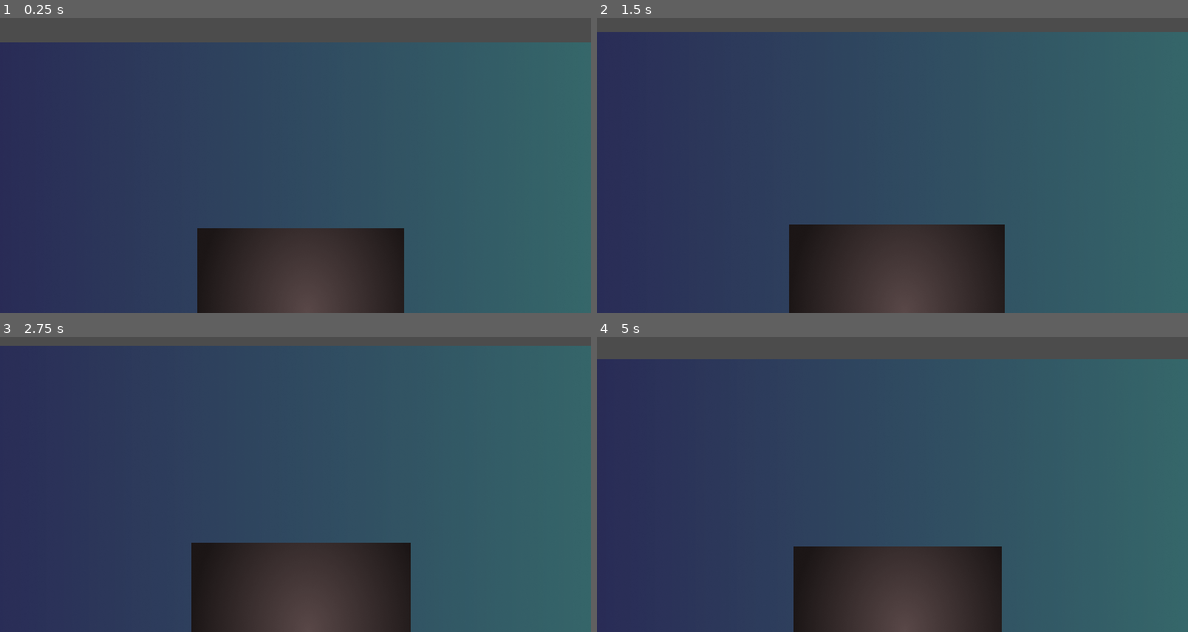
Above: before the commit, frames 1-4 (two rows, left to right).
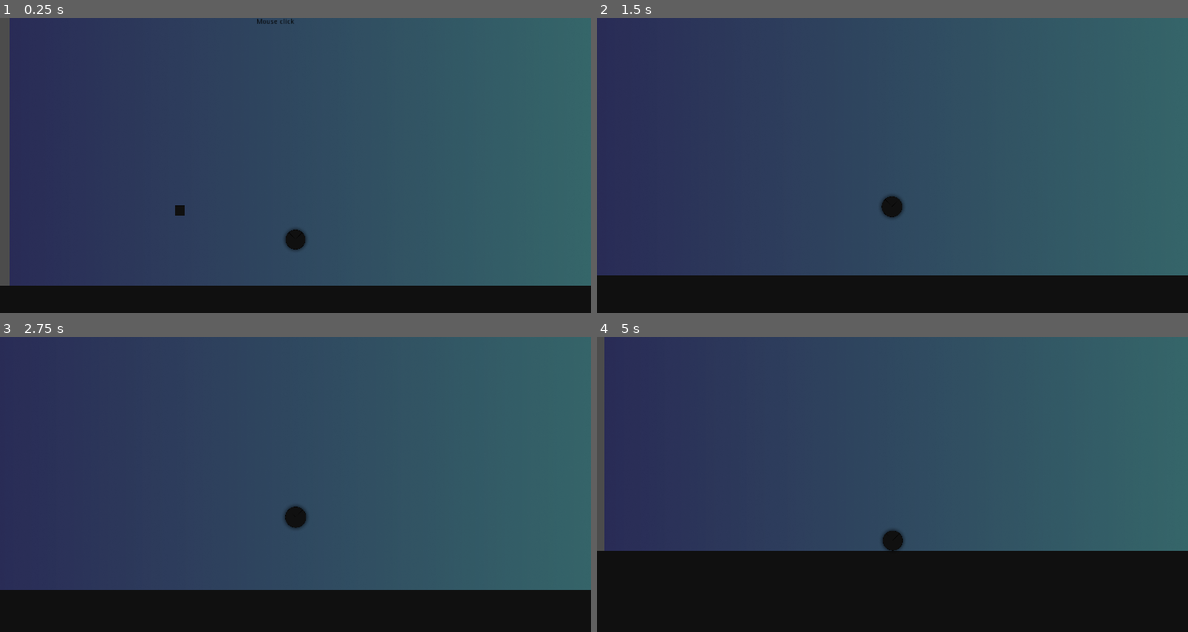
Above: after the commit, the same moments.

Repository: elleremo/ruslan_game
Game: Godot game, scene res://main.tscn
Two runs of this game, one before a commit and one after it. Both use one fixed random seed, a clock stepped at 60 frames per second and the inputs below. The engine's default icon, where the game draws it, is replaced by a stand-in: a white triangle on a blue panel in a dark square.
Inputs:
- Up to frame 1 (0.25 s): no input
- Up to frame 2 (1.5 s): hold W (up) 0.53-1.28 s; hold Space (space) 0.53-1.28 s; tap Space (space) at 1.35 s
- Up to frame 3 (2.75 s): hold W (up) from 2.03 s (still down); hold Space (space) from 2.03 s (still down)
- Up to frame 4 (5 s): tap Enter at 2.75 s; release Space (space) at 2.78 s; tap Space (space) at 2.85, 4.35 s; release W (up) at 3.53 s; hold Space (space) 3.53-4.28 s

The runs differ from the first frame. In frame 1, 25% of the frame differs, in the area x 0-100%, y 0-100%; in frame 2, 23%; in frame 3, 23%; in frame 4, 34%.
Error in both runs: Trying to assign value of type 'KinematicBody2D' to a variable of type 'KinematicBody'.

Commit message:
audio

Diff:
--- a/game/emmiter.tscn
+++ b/game/emmiter.tscn
@@ -22,7 +22,7 @@
 
 func _on_Timer_timeout():
 	#print('TIMER');
-	timer.set_wait_time( rand_range(0.1, 1.0) );
+	timer.set_wait_time( rand_range(0.5, 2.0) );
 	push_cube();
 
 func _process(delta: float) -> void:
--- a/game/floor.tscn
+++ b/game/floor.tscn
@@ -1,10 +1,9 @@
-[gd_scene load_steps=4 format=2]
+[gd_scene load_steps=3 format=2]
 
 [ext_resource path="res://res/floor.png" type="Texture" id=1]
-[ext_resource path="res://icon.png" type="Texture" id=2]
 
 [sub_resource type="RectangleShape2D" id=1]
-extents = Vector2( 960, 160 )
+extents = Vector2( 1400, 160 )
 
 [node name="floor" type="StaticBody2D"]
 
@@ -16,11 +15,3 @@
 position = Vector2( 2.98023e-08, 100 )
 scale = Vector2( 1, 1.33333 )
 texture = ExtResource( 1 )
-
-[node name="TextureRect" type="TextureRect" parent="."]
-margin_right = 100.0
-margin_bottom = 100.0
-size_flags_horizontal = 0
-size_flags_vertical = 0
-texture = ExtResource( 2 )
-expand = true
--- a/game/main.tscn
+++ b/game/main.tscn
@@ -1,15 +1,11 @@
-[gd_scene load_steps=22 format=2]
+[gd_scene load_steps=15 format=2]
 
-[ext_resource path="res://cube.tscn" type="PackedScene" id=1]
-[ext_resource path="res://floor.tscn" type="PackedScene" id=2]
-[ext_resource path="res://ball.tscn" type="PackedScene" id=3]
-[ext_resource path="res://res/light2.png" type="Texture" id=4]
-[ext_resource path="res://res/spot.png" type="Texture" id=5]
-[ext_resource path="res://emmiter.tscn" type="PackedScene" id=6]
-[ext_resource path="res://res/back.jpg" type="Texture" id=7]
-[ext_resource path="res://res - Copy/bg.png" type="Texture" id=8]
-[ext_resource path="res://res/bg.png" type="Texture" id=9]
-[ext_resource path="res://5025-beauty-flow-by-kevin-macleod.ogg" type="AudioStream" id=10]
+[ext_resource path="res://res - Copy/bg.png" type="Texture" id=1]
+[ext_resource path="res://cube.tscn" type="PackedScene" id=2]
+[ext_resource path="res://floor.tscn" type="PackedScene" id=3]
+[ext_resource path="res://ball.tscn" type="PackedScene" id=4]
+[ext_resource path="res://emmiter.tscn" type="PackedScene" id=5]
+[ext_resource path="res://5025-beauty-flow-by-kevin-macleod.ogg" type="AudioStream" id=6]
 
 [sub_resource type="GDScript" id=1]
 script/source = "extends Node2D
@@ -42,6 +38,22 @@
 
 # Called every frame. 'delta' is the elapsed time since the previous frame.
                                                                                                                         …(308 unchanged characters)…
+
+[sub_resource type="VisualShaderNodeColorConstant" id=2]
+output_port_for_preview = 0
+constant = Color( 0.425195, 0.000689346, 0.000689346, 1 )
+
+[sub_resource type="VisualShaderNodeTransformConstant" id=3]
+
+[sub_resource type="VisualShader" id=4]
+graph_offset = Vector2( -137.74, 54.945 )
+nodes/fragment/2/node = SubResource( 2 )
+nodes/fragment/2/position = Vector2( 60, 320 )
+nodes/fragment/3/node = SubResource( 3 )
+nodes/fragment/3/position = Vector2( -20, 440 )
+
+[sub_resource type="ShaderMaterial" id=5]
+shader = SubResource( 4 )
 
 [sub_resource type="VisualShader" id=6]
 graph_offset = Vector2( -35.46, 105.75 )
@@ -100,101 +112,44 @@
 	pass
 "
 
-[sub_resource type="ParticlesMaterial" id=9]
-flag_disable_z = true
-gravity = Vector3( 0, 98, 0 )
-angular_velocity = 16.0
-orbit_velocity = 0.0
-orbit_velocity_random = 0.0
-
-[sub_resource type="VisualShaderNodeColorConstant" id=2]
-output_port_for_preview = 0
-constant = Color( 0.425195, 0.000689346, 0.000689346, 1 )
-
-[sub_resource type="VisualShaderNodeTransformConstant" id=3]
-
-[sub_resource type="VisualShader" id=4]
-graph_offset = Vector2( -137.74, 54.945 )
-nodes/fragment/2/node = SubResource( 2 )
-nodes/fragment/2/position = Vector2( 60, 320 )
-nodes/fragment/3/node = SubResource( 3 )
-nodes/fragment/3/position = Vector2( -20, 440 )
-
-[sub_resource type="ShaderMaterial" id=5]
-shader = SubResource( 4 )
-
-[sub_resource type="VisualShader" id=10]
-graph_offset = Vector2( 28.2375, 3.42749 )
-
-[sub_resource type="ShaderMaterial" id=11]
-shader = SubResource( 10 )
-
 [node name="main" type="Node2D"]
 show_behind_parent = true
 script = SubResource( 1 )
 
-[node name="Viewport" type="Viewport" parent="."]
-size = Vector2( 1000, 1000 )
-handle_input_locally = false
-hdr = false
-disable_3d = true
-usage = 0
+[node name="bg" type="Sprite" parent="."]
+material = SubResource( 5 )
+position = Vector2( 600, 300 )
+scale = Vector2( 0.312663, 0.277778 )
+texture = ExtResource( 1 )
 
-[node name="cube" parent="." instance=ExtResource( 1 )]
+[node name="cube" parent="." instance=ExtResource( 2 )]
 position = Vector2( 470, 447.5 )
 scale = Vector2( 0.25, 0.25 )
 
-[node name="floor" parent="." instance=ExtResource( 2 )]
-editor/display_folded = true
+[node name="floor" parent="." instance=ExtResource( 3 )]
 light_mask = 0
 position = Vector2( 950, 660 )
 
-[node name="TextureRect" type="TextureRect" parent="floor"]
-margin_right = 40.0
-margin_bottom = 40.0
-
-[node name="ball" parent="." instance=ExtResource( 3 )]
+[node name="ball" parent="." instance=ExtResource( 4 )]
 light_mask = 0
-position = Vector2( 580, 437.5 )
+position = Vector2( 580, 440 )
 scale = Vector2( 0.5, 0.5 )
 jump_speed = -700
 
-[node name="my_camera" type="Camera2D" parent="."]
+[node name="my_camera" type="Camera2D" parent="ball"]
 material = SubResource( 7 )
-position = Vector2( 600, 380 )
+position = Vector2( 0, -180 )
 current = true
 limit_left = -500
-limit_top = -100
+limit_top = 0
 limit_right = 1500
-limit_bottom = 550
+limit_bottom = 900
 drag_margin_h_enabled = false
 drag_margin_v_enabled = false
 smoothing_enabled = true
-smoothing_speed = 2.0
+smoothing_speed = 1.0
 editor_draw_limits = true
 script = SubResource( 8 )
-
-[node name="Light2D" type="Light2D" parent="."]
-visible = false
-position = Vector2( 580, 437.5 )
-scale = Vector2( 0.25, 0.25 )
-texture = ExtResource( 4 )
-texture_scale = 3.36
-energy = 2.0
-mode = 2
-shadow_buffer_size = 4096
-shadow_filter = 2
-shadow_filter_smooth = 12.0
-
-[node name="Particles2D" type="Particles2D" parent="."]
-visible = false
-position = Vector2( 630, 417.48 )
-scale = Vector2( 0.25, 0.25 )
-emitting = false
-amount = 11
-lifetime = 2.0
-process_material = SubResource( 9 )
-texture = ExtResource( 5 )
 
 [node name="RichTextLabel" type="RichTextLabel" parent="."]
 margin_left = 501.0
@@ -206,43 +161,10 @@
 and
 Mouse click"
 
-[node name="emmiter" parent="." instance=ExtResource( 6 )]
-position = Vector2( 1380, 480 )
-
-[node name="ParallaxBackground" type="ParallaxBackground" parent="."]
-editor/display_folded = true
-
-[node name="ParallaxLayer" type="ParallaxLayer" parent="ParallaxBackground"]
-visible = false
-position = Vector2( 110, -80 )
-
-[node name="Sprite" type="Sprite" parent="ParallaxBackground/ParallaxLayer"]
-visible = false
-position = Vector2( 20, 20 )
-texture = ExtResource( 7 )
-
-[node name="bg" type="Sprite" parent="."]
-material = SubResource( 5 )
-position = Vector2( 600, 300 )
-scale = Vector2( 0.312663, 0.277778 )
-texture = ExtResource( 8 )
-__meta__ = {
-"_edit_lock_": true
-}
-
-[node name="TextureRect" type="TextureRect" parent="bg"]
-modulate = Color( 1, 0.807843, 0.807843, 1 )
-material = SubResource( 11 )
-margin_left = -640.0
-margin_top = 277.0
-margin_right = 865.0
-margin_bottom = 1678.0
-rect_scale = Vector2( 0.89231, 0.830149 )
-texture = ExtResource( 9 )
-expand = true
+[node name="emmiter" parent="." instance=ExtResource( 5 )]
+position = Vector2( 1020, 600 )
 
 [node name="music" type="AudioStreamPlayer2D" parent="."]
-visible = false
-stream = ExtResource( 10 )
+stream = ExtResource( 6 )
 volume_db = -7.591
 autoplay = true
--- a/game/project.godot
+++ b/game/project.godot
@@ -116,10 +116,11 @@
 
 [physics]
 
-2d/thread_model=2
+2d/physics_engine="GodotPhysics"
 
 [rendering]
 
+quality/driver/driver_name="GLES2"
 quality/intended_usage/framebuffer_allocation=0
 quality/intended_usage/framebuffer_allocation.mobile=0
 threads/thread_model=2
Not shown, changed: game/export_presets.cfg
Not shown, changed: index.pck
Not shown, changed: index.wasm
